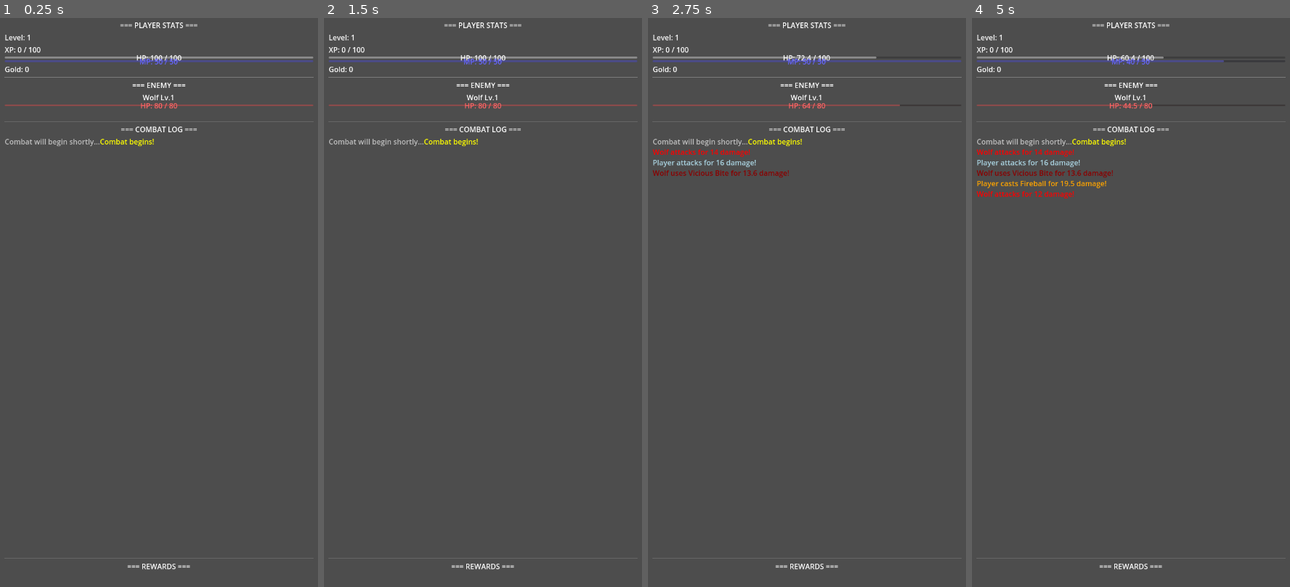
Above: before the commit, frames 1-4 (left to right).
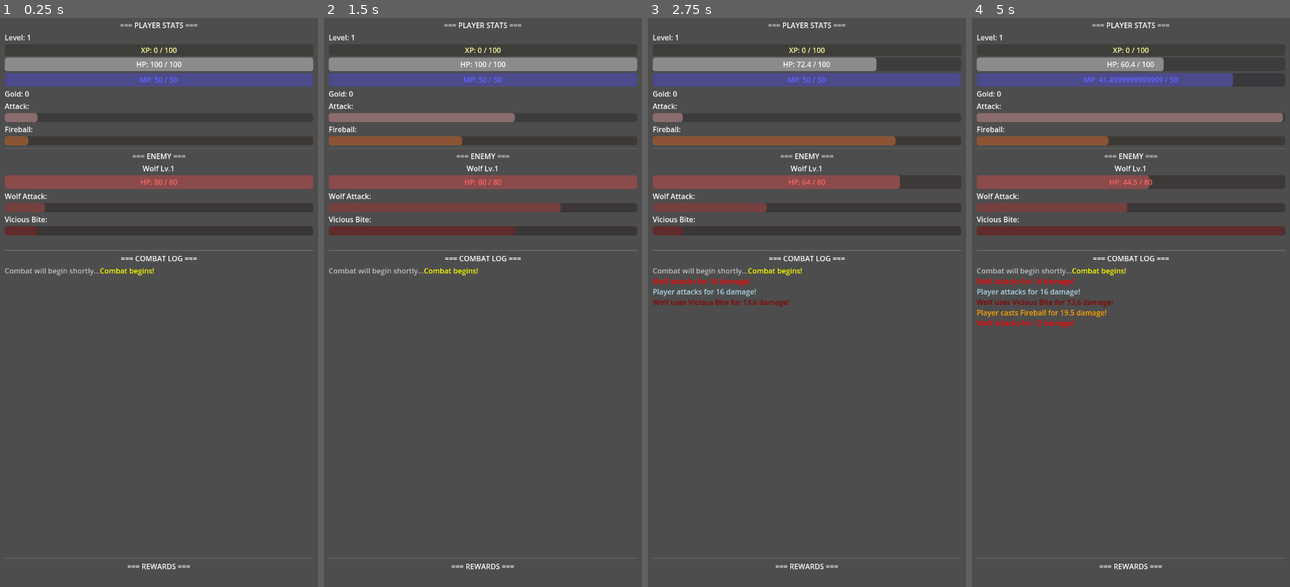
Above: after the commit, the same moments.

Repository: Deimantx/AiMagicIdle
Game: Godot game, scene res://Main.tscn
Two runs of this game, one before a commit and one after it. Both use one fixed random seed, a clock stepped at 60 frames per second and the inputs below.
Inputs:
- Up to frame 1 (0.25 s): no input
- Up to frame 2 (1.5 s): tap Enter at 0.5 s; tap Space at 1.25 s
- Up to frame 3 (2.75 s): tap Enter at 2 s
- Up to frame 4 (5 s): tap Space at 3.5 s

The runs differ from the first frame. In frame 1, 9.3% of the frame differs, in the area x 1-99%, y 5-46%; in frame 2, 12%; in frame 3, 10%; in frame 4, 12%.

Commit message:
Enhance UI with progress bars, MP regen, and real-time action tracking
Co-authored-by: deimantasdicm <deimantasdicm@gmail.com>

Diff:
--- a/aimagicidle/Main.gd
+++ b/aimagicidle/Main.gd
@@ -37,16 +37,22 @@
 
 # UI references
 @onready var level_label = $VBoxContainer/PlayerStats/Level
-@onready var xp_label = $VBoxContainer/PlayerStats/XP
+@onready var xp_bar = $VBoxContainer/PlayerStats/XPBar
+@onready var xp_bar_label = $VBoxContainer/PlayerStats/XPBar/XPLabel
 @onready var hp_bar = $VBoxContainer/PlayerStats/HPBar
 @onready var hp_label = $VBoxContainer/PlayerStats/HPBar/HPLabel
 @onready var mp_bar = $VBoxContainer/PlayerStats/MPBar
 @onready var mp_label = $VBoxContainer/PlayerStats/MPBar/MPLabel
 @onready var gold_label = $VBoxContainer/PlayerStats/Gold
 
+@onready var player_attack_bar = $VBoxContainer/PlayerStats/PlayerActions/AttackBar
+@onready var player_skill_bar = $VBoxContainer/PlayerStats/PlayerActions/SkillBar
+
 @onready var enemy_name_label = $VBoxContainer/EnemyInfo/EnemyName
 @onready var enemy_hp_bar = $VBoxContainer/EnemyInfo/EnemyHPBar
 @onready var enemy_hp_label = $VBoxContainer/EnemyInfo/EnemyHPBar/EnemyHPLabel
+@onready var enemy_attack_bar = $VBoxContainer/EnemyInfo/EnemyActions/EnemyAttackBar
+@onready var enemy_skill_bar = $VBoxContainer/EnemyInfo/EnemyActions/EnemySkillBar
 @onready var respawn_timer_label = $VBoxContainer/EnemyInfo/RespawnTimer
 
 @onready var combat_log = $VBoxContainer/CombatLog/ScrollContainer/LogText
@@ -61,6 +67,9 @@
 		handle_respawn(delta)
 	elif enemy_alive:
 		handle_combat(delta)
+
+	# Update UI every frame to show progress bars
+	update_ui()
 
 func handle_combat(delta):
 	# Player attack timer
@@ -74,6 +83,10 @@
 	if player_skill_timer >= player_skill_cooldown and player_mp >= 10:
 		player_cast_fireball()
 		player_skill_timer = 0.0
+
+	# MP regeneration (1 MP per second)
+	if player_mp < player_max_mp:
+		player_mp = min(player_max_mp, player_mp + delta)
 
 	# Enemy attack timer
 	enemy_attack_timer += delta
@@ -227,8 +240,12 @@
 func update_ui():
 	# Player stats
 	level_label.text = "Level: " + str(player_level)
-	xp_label.text = "XP: " + str(player_xp) + " / " + str(player_xp_needed)
 	gold_label.text = "Gold: " + str(player_gold)
+
+	# XP progress bar
+	xp_bar.max_value = player_xp_needed
+	xp_bar.value = player_xp
+	xp_bar_label.text = "XP: " + str(player_xp) + " / " + str(player_xp_needed)
 
 	# HP bar
 	hp_bar.max_value = player_max_hp
@@ -239,6 +256,13 @@
 	mp_bar.max_value = player_max_mp
 	mp_bar.value = player_mp
 	mp_label.text = "MP: " + str(player_mp) + " / " + str(player_max_mp)
+
+	# Player action progress bars
+	player_attack_bar.max_value = player_attack_cooldown
+	player_attack_bar.value = player_attack_timer
+
+	player_skill_bar.max_value = player_skill_cooldown
+	player_skill_bar.value = player_skill_timer
 
 	# Enemy info
 	if enemy_alive:
@@ -247,10 +271,21 @@
 		enemy_hp_bar.value = enemy_hp
 		enemy_hp_label.text = "HP: " + str(enemy_hp) + " / " + str(enemy_max_hp)
 		respawn_timer_label.text = ""
+
+		# Enemy action progress bars
+		enemy_attack_bar.max_value = enemy_attack_cooldown
+		enemy_attack_bar.value = enemy_attack_timer
+
+		enemy_skill_bar.max_value = enemy_skill_cooldown
+		enemy_skill_bar.value = enemy_skill_timer
 	else:
 		enemy_name_label.text = enemy_name + " (Dead)"
 		enemy_hp_bar.value = 0
 		enemy_hp_label.text = "HP: 0 / " + str(enemy_max_hp)
+
+		# Reset enemy action bars when dead
+		enemy_attack_bar.value = 0
+		enemy_skill_bar.value = 0
 
 func add_to_combat_log(message):
 	combat_log.append_text(message + "\n")
--- a/aimagicidle/Main.tscn
+++ b/aimagicidle/Main.tscn
@@ -38,13 +38,27 @@
 text = "Level: 1"
 vertical_alignment = 1
 
-[node name="XP" type="Label" parent="VBoxContainer/PlayerStats"]
-layout_mode = 2
+[node name="XPBar" type="ProgressBar" parent="VBoxContainer/PlayerStats"]
+layout_mode = 2
+custom_minimum_size = Vector2(0, 25)
+value = 0.0
+show_percentage = false
+modulate = Color(1, 1, 0.6, 1)
+
+[node name="XPLabel" type="Label" parent="VBoxContainer/PlayerStats/XPBar"]
+layout_mode = 1
+anchors_preset = 15
+anchor_right = 1.0
+anchor_bottom = 1.0
+grow_horizontal = 2
+grow_vertical = 2
 text = "XP: 0 / 100"
+horizontal_alignment = 1
 vertical_alignment = 1
 
 [node name="HPBar" type="ProgressBar" parent="VBoxContainer/PlayerStats"]
 layout_mode = 2
+custom_minimum_size = Vector2(0, 30)
 value = 100.0
 show_percentage = false
 
@@ -61,6 +75,7 @@
 
 [node name="MPBar" type="ProgressBar" parent="VBoxContainer/PlayerStats"]
 layout_mode = 2
+custom_minimum_size = Vector2(0, 30)
 value = 50.0
 show_percentage = false
 modulate = Color(0.4, 0.4, 1, 1)
@@ -81,6 +96,33 @@
 text = "Gold: 0"
 vertical_alignment = 1
 
+[node name="PlayerActions" type="VBoxContainer" parent="VBoxContainer/PlayerStats"]
+layout_mode = 2
+
+[node name="AttackLabel" type="Label" parent="VBoxContainer/PlayerStats/PlayerActions"]
+layout_mode = 2
+text = "Attack:"
+vertical_alignment = 1
+
+[node name="AttackBar" type="ProgressBar" parent="VBoxContainer/PlayerStats/PlayerActions"]
+layout_mode = 2
+custom_minimum_size = Vector2(0, 20)
+max_value = 2.5
+show_percentage = false
+modulate = Color(1, 0.7, 0.7, 1)
+
+[node name="SkillLabel" type="Label" parent="VBoxContainer/PlayerStats/PlayerActions"]
+layout_mode = 2
+text = "Fireball:"
+vertical_alignment = 1
+
+[node name="SkillBar" type="ProgressBar" parent="VBoxContainer/PlayerStats/PlayerActions"]
+layout_mode = 2
+custom_minimum_size = Vector2(0, 20)
+max_value = 3.5
+show_percentage = false
+modulate = Color(1, 0.5, 0.2, 1)
+
 [node name="HSeparator" type="HSeparator" parent="VBoxContainer"]
 layout_mode = 2
 
@@ -102,6 +144,7 @@
 
 [node name="EnemyHPBar" type="ProgressBar" parent="VBoxContainer/EnemyInfo"]
 layout_mode = 2
+custom_minimum_size = Vector2(0, 30)
 value = 100.0
 show_percentage = false
 modulate = Color(1, 0.4, 0.4, 1)
@@ -116,6 +159,33 @@
 text = "HP: 80 / 80"
 horizontal_alignment = 1
 vertical_alignment = 1
+
+[node name="EnemyActions" type="VBoxContainer" parent="VBoxContainer/EnemyInfo"]
+layout_mode = 2
+
+[node name="EnemyAttackLabel" type="Label" parent="VBoxContainer/EnemyInfo/EnemyActions"]
+layout_mode = 2
+text = "Wolf Attack:"
+vertical_alignment = 1
+
+[node name="EnemyAttackBar" type="ProgressBar" parent="VBoxContainer/EnemyInfo/EnemyActions"]
+layout_mode = 2
+custom_minimum_size = Vector2(0, 20)
+max_value = 2.0
+show_percentage = false
+modulate = Color(0.8, 0.3, 0.3, 1)
+
+[node name="EnemySkillLabel" type="Label" parent="VBoxContainer/EnemyInfo/EnemyActions"]
+layout_mode = 2
+text = "Vicious Bite:"
+vertical_alignment = 1
+
+[node name="EnemySkillBar" type="ProgressBar" parent="VBoxContainer/EnemyInfo/EnemyActions"]
+layout_mode = 2
+custom_minimum_size = Vector2(0, 20)
+max_value = 2.5
+show_percentage = false
+modulate = Color(0.6, 0.1, 0.1, 1)
 
 [node name="RespawnTimer" type="Label" parent="VBoxContainer/EnemyInfo"]
 layout_mode = 2
Not shown, changed: aimagicidle/GAME_SUMMARY.md
